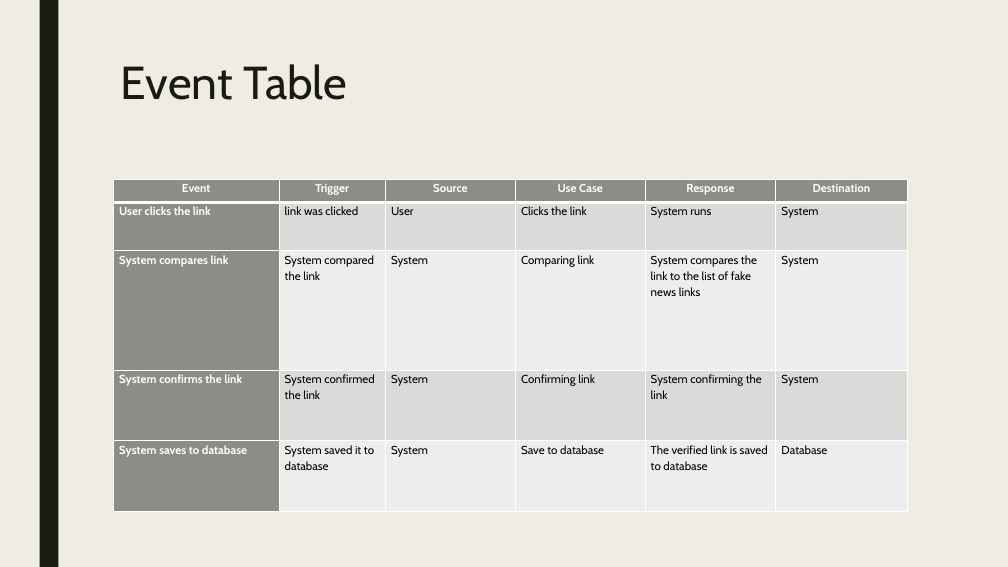
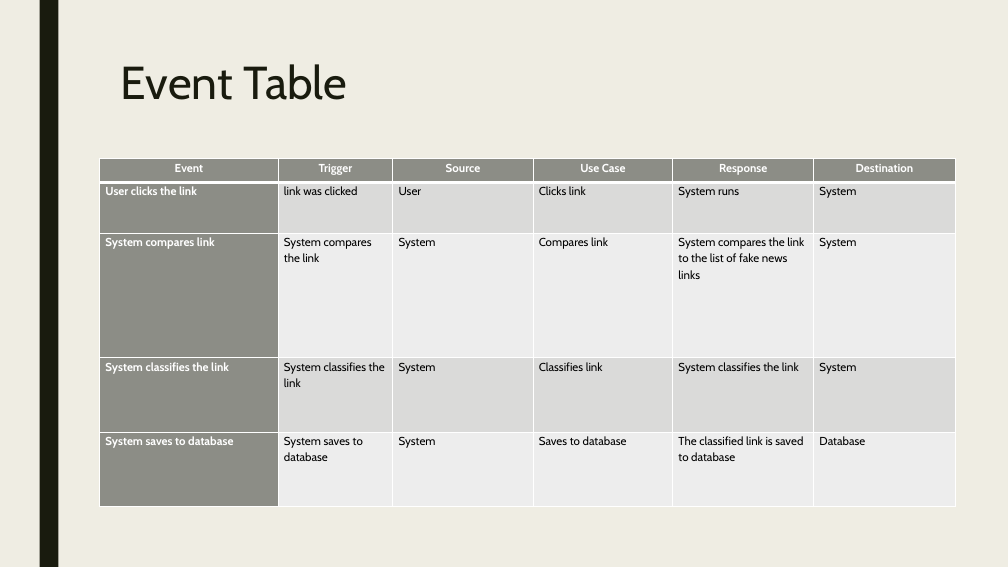
Before and after one commit to seans888/RoaD2R, a slide deck: slide 19 of Identifying fake news in facebook.pptx (slide 23 before the commit). Drawn at 1008x567 pixels with LibreOffice and Linux fonts; fonts in the diff are those of the drawing. Boxes give left, top, right and bottom in pixels: in the first picture for what was removed or moved away, otherwise in the second. Text is boxed around its words. In the diff, an @@ line names an element or a change of style, - is before the commit and + after.

```diff
--- a/Identifying fake news in facebook.pptx
+++ b/Identifying fake news in facebook.pptx
@@ table at box(100, 159, 957, 506) @@
-row 2, column 4: Clicks the link
+row 2, column 4: Clicks link
-row 3, column 2: System compared the link
+row 3, column 2: System compares the link
-row 3, column 4: Comparing link
+row 3, column 4: Compares link
-row 4: System confirms the link | System confirmed the link | System | Confirming link | System confirming the link | System
+row 4: System classifies the link | System classifies the link | System | Classifies link | System classifies the link | System
-row 5: System saves to database | System saved it to database | System | Save to database | The verified link is saved to database | Database
+row 5: System saves to database | System saves to database | System | Saves to database | The classified link is saved to database | Database
@@ table: place and size @@
-table at box(113, 179, 907, 512)
+table at box(100, 159, 957, 506)
```
Also in this commit, not shown: 9 other slides changed, 9 slides added, 1 slide removed.
